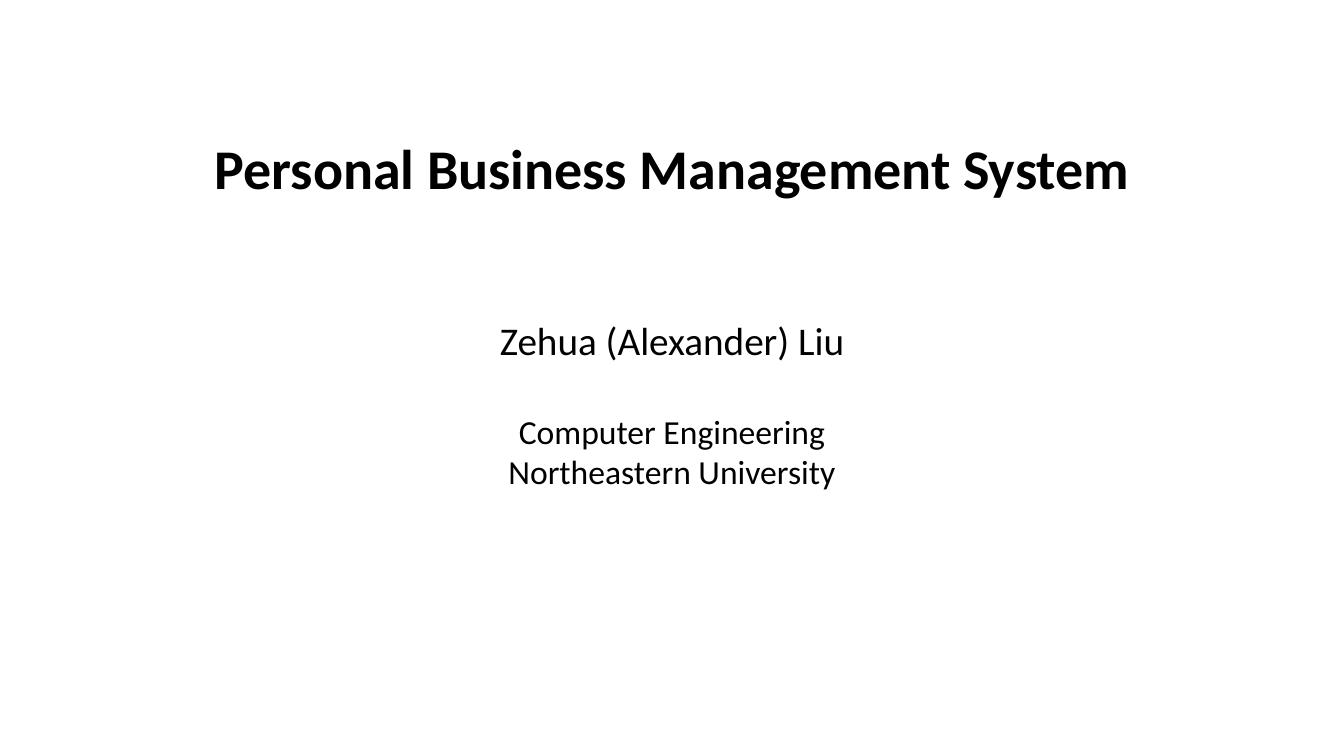
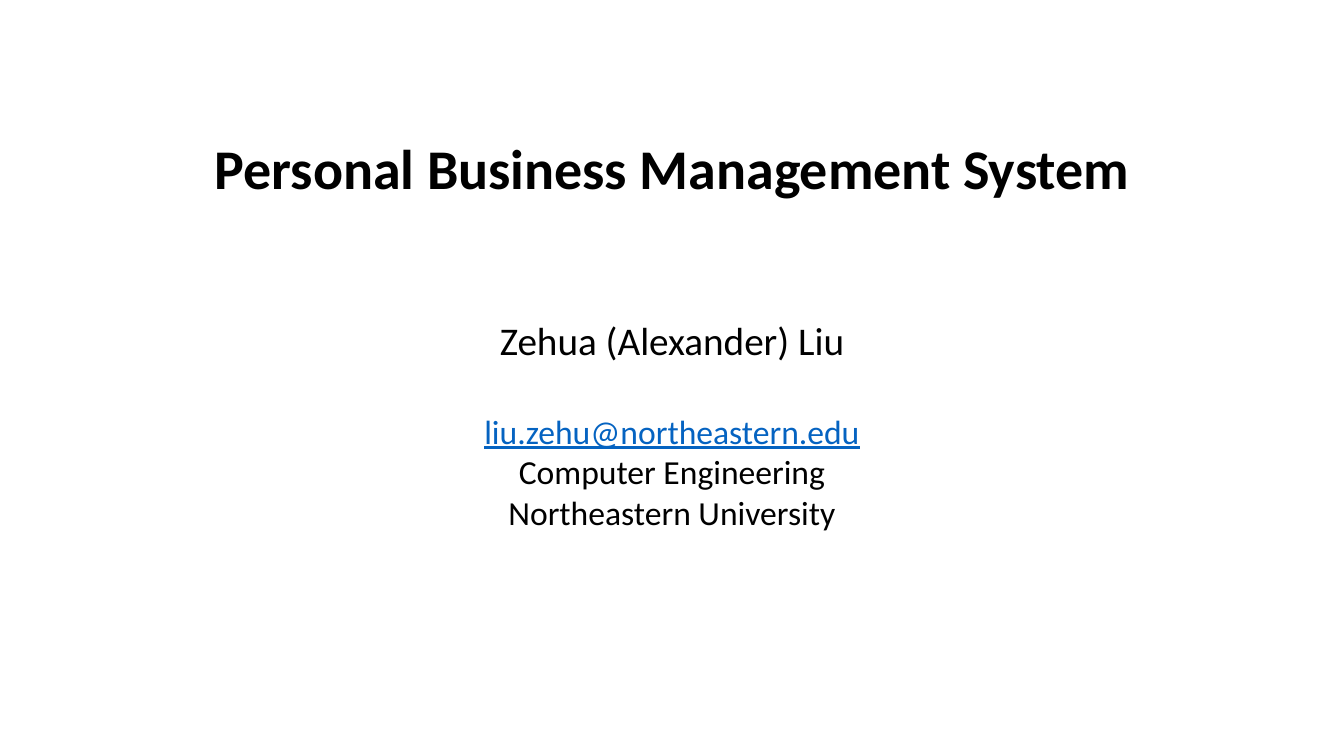
Before and after one commit to alexliuhust/PersonalProjectMT, a slide deck: slide 1 of TechPresentation.pptx. Drawn at 1344x756 pixels with LibreOffice and Linux fonts; fonts in the diff are those of the drawing. Boxes give left, top, right and bottom in pixels: in the first picture for what was removed or moved away, otherwise in the second. Text is boxed around its words. In the diff, an @@ line names an element or a change of style, - is before the commit and + after.

```diff
--- a/TechPresentation.pptx
+++ b/TechPresentation.pptx
@@ text at (x1=484, y1=420, x2=859, y2=449): paragraph added @@
+liu.zehu@northeastern.edu
```
Also in this commit, not shown: 1 slide added, 1 slide removed, 3 other files.
